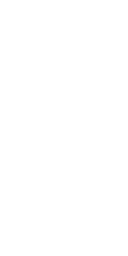
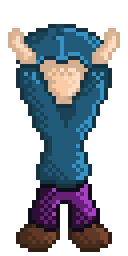
Layered file, before and after one edit (128 × 256). Changes by layer:
added group "grab" with 111 layers above "normal" over [8, 24, 120, 252]
added group "frente" (1st of 2, in "grab") with 32 layers in group "grab" over [8, 24, 120, 252]
added group "braco" (6th of 15, in "grab" › "frente") with 4 layers in group "frente" over [8, 28, 120, 64]
added layer "braco" (7th of 15, in "grab" › "frente" › "braco") in group "braco" over [8, 28, 120, 64]
added group "tronco" (2nd of 4, in "grab" › "frente") with 4 layers in group "frente" over [16, 64, 112, 188]
added layer "tronco-light" (3rd of 6, in "grab" › "frente" › "tronco") in group "tronco" over [24, 72, 104, 180]
added layer "tronco-shadow" (3rd of 6, in "grab" › "frente" › "tronco") in group "tronco" over [20, 68, 108, 184]
added layer "tronco-fill" (4th of 8, in "grab" › "frente" › "tronco") in group "tronco" over [20, 68, 108, 184]
added layer "shape" (5th of 10, in "grab" › "frente" › "tronco") in group "tronco" over [16, 64, 112, 188]
added group "touca" (2nd of 4, in "grab" › "frente") with 6 layers in group "frente" over [16, 24, 108, 108]
added layer "light" (4th of 8, in "grab" › "frente" › "touca") in group "touca" over [36, 28, 104, 96]
added layer "shadow" (4th of 8, in "grab" › "frente" › "touca") in group "touca" over [20, 24, 80, 108]
added layer "fill" (2nd of 4, in "grab" › "frente" › "touca") in group "touca" over [20, 28, 104, 104]
added layer "shape" (6th of 10, in "grab" › "frente" › "touca") in group "touca" over [16, 24, 108, 104]
added group "cabeça" (2nd of 5, in "grab" › "frente") with 4 layers in group "frente" over [24, 28, 104, 104]
added layer "head-shadow" (3rd of 6, in "grab" › "frente" › "cabeça") in group "cabeça" over [28, 28, 80, 104]
added layer "head-fill" (3rd of 6, in "grab" › "frente" › "cabeça") in group "cabeça" over [28, 28, 100, 100]
added layer "head" (3rd of 6, in "grab" › "frente" › "cabeça") in group "cabeça" over [24, 28, 104, 104]
…and 16 more changes (16 added)
